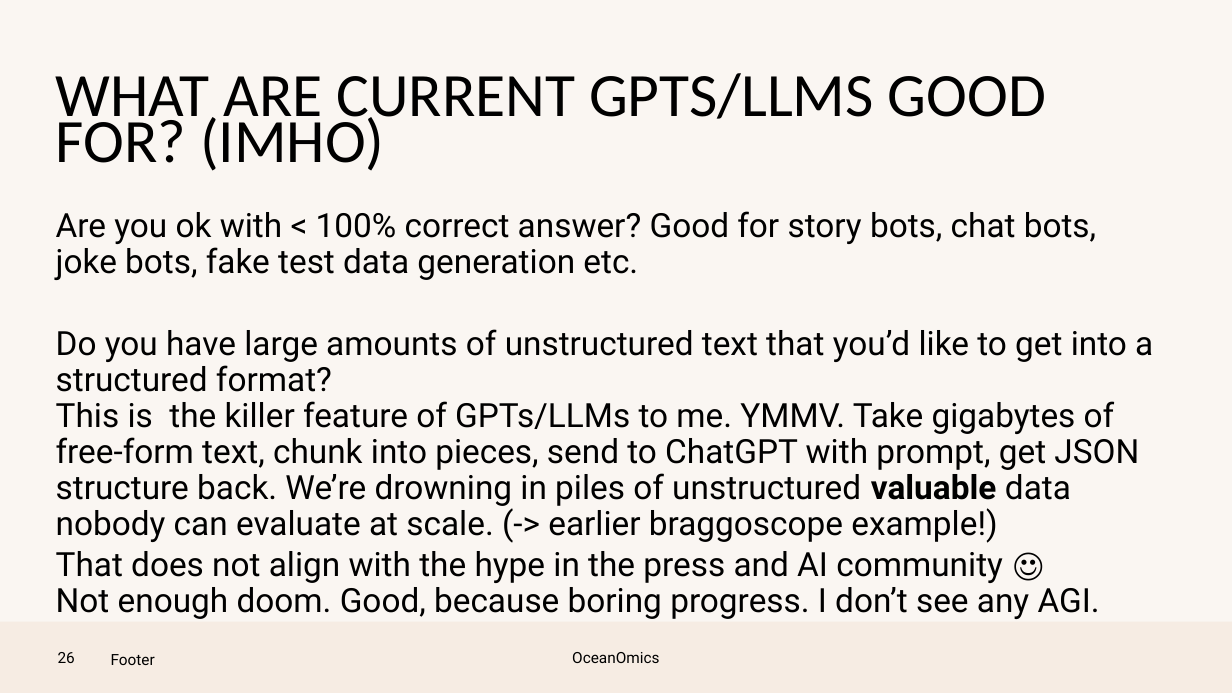
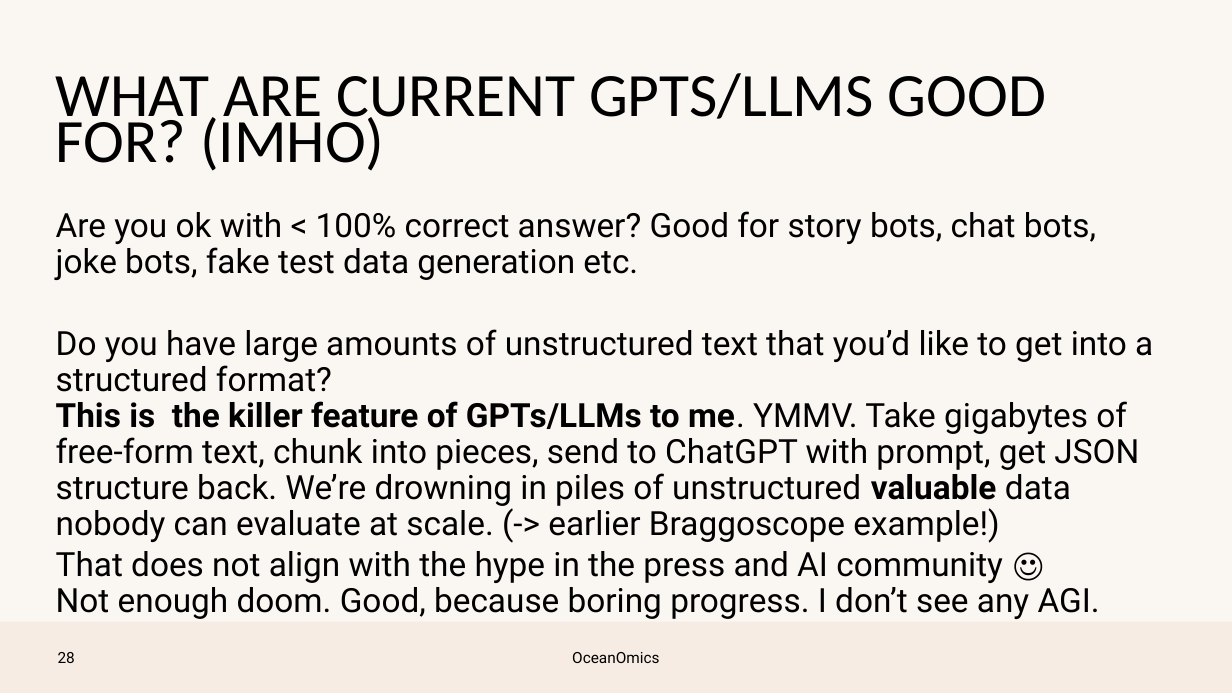
Before and after one commit to pmlg/June2023_LLM_repo, a slide deck: slide 27 of PMLG talk.pptx (slide 25 before the commit). Drawn at 1232x693 pixels with LibreOffice and Linux fonts; fonts in the diff are those of the drawing; background and template pictures are left out. Boxes give left, top, right and bottom in pixels: in the first picture for what was removed or moved away, otherwise in the second. Text is boxed around its words. In the diff, an @@ line names an element or a change of style, - is before the commit and + after.

```diff
--- a/PMLG talk.pptx
+++ b/PMLG talk.pptx
@@ text at box(56, 329, 1153, 543): text changed @@
-Do you have large amounts of unstructured text that you’d like to get into a structured format?
-This is the killer feature of GPTs/LLMs to me. YMMV. Take gigabytes of free-form text, chunk into pieces, send to ChatGPT with prompt, get JSON structure back. We’re drowning in piles of unstructured valuable data nobody can evaluate at scale. (-> earlier braggoscope example!)
+Do you have large amounts of unstructured text that you’d like to get into a structured format?
+This is the killer feature of GPTs/LLMs to me. YMMV. Take gigabytes of free-form text, chunk into pieces, send to ChatGPT with prompt, get JSON structure back. We’re drowning in piles of unstructured valuable data nobody can evaluate at scale. (-> earlier Braggoscope example!)
@@ text removed at box(111, 654, 155, 665) @@
-Footer
```
Also in this commit, not shown: 20 other slides changed, 3 slides added, 1 slide removed.
